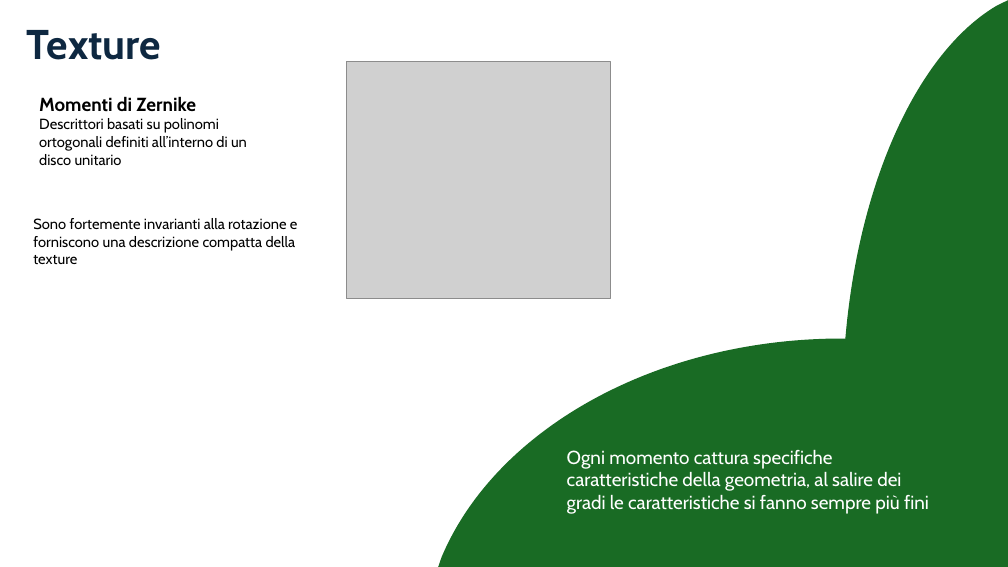
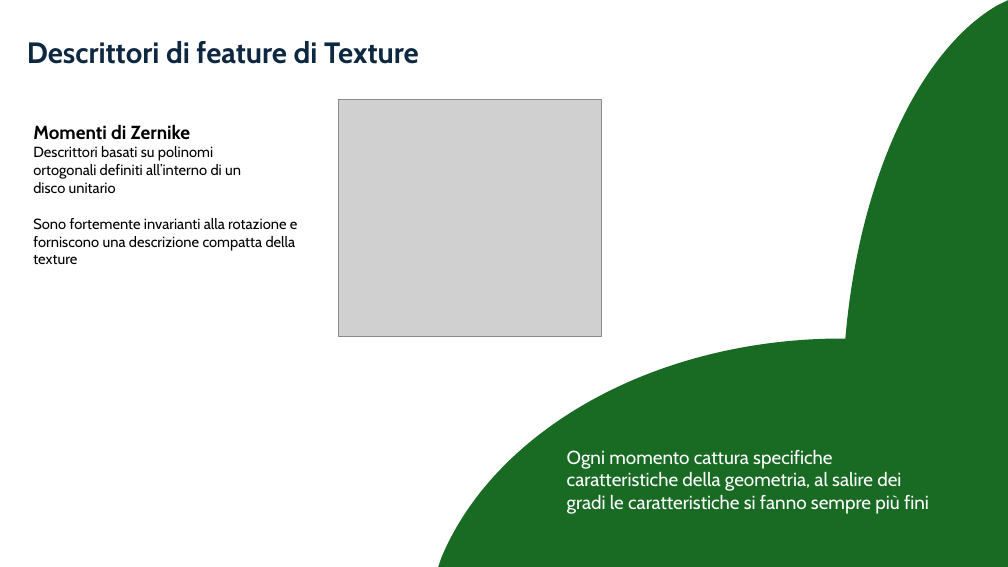
Before and after one commit to aleeteo/leaf_ID, a slide deck: slide 29 of presentazione/ProjectLeafWIP.pptx (slide 25 before the commit). Drawn at 1008x567 pixels with LibreOffice and Linux fonts; fonts in the diff are those of the drawing; grey boxes stand for pictures. Boxes give left, top, right and bottom in pixels: in the first picture for what was removed or moved away, otherwise in the second. Text is boxed around its words. In the diff, an @@ line names an element or a change of style, - is before the commit and + after.

```diff
--- a/presentazione/ProjectLeafWIP.pptx
+++ b/presentazione/ProjectLeafWIP.pptx
@@ title at box(27, 41, 419, 64): text changed; size 39.6 to 28 pt @@
-Texture
+Descrittori di feature di Texture
@@ text "Momenti di Zernike": place and size @@
-text "Momenti di Zernike" at box(39, 96, 247, 165)
+text "Momenti di Zernike" at box(33, 124, 241, 193)
@@ picture: place and size @@
-picture at box(346, 61, 610, 299)
+picture at box(338, 99, 602, 337)
```
Also in this commit, not shown: 7 other slides changed, 9 slides added, 2 slides removed.
